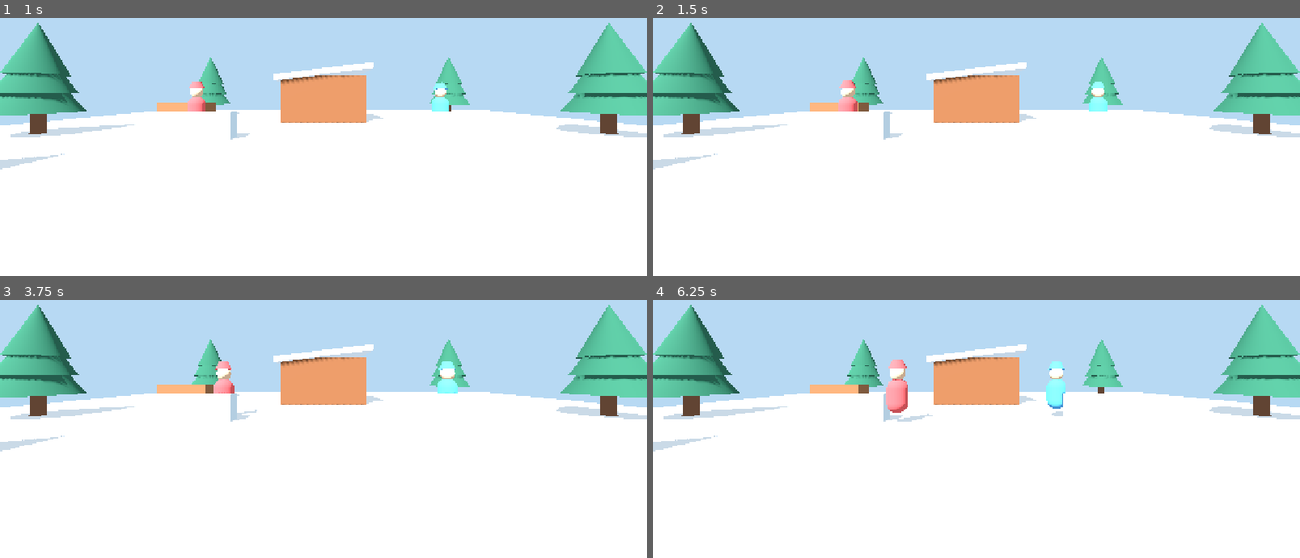
Above: before the commit, frames 1-4 (two rows, left to right).
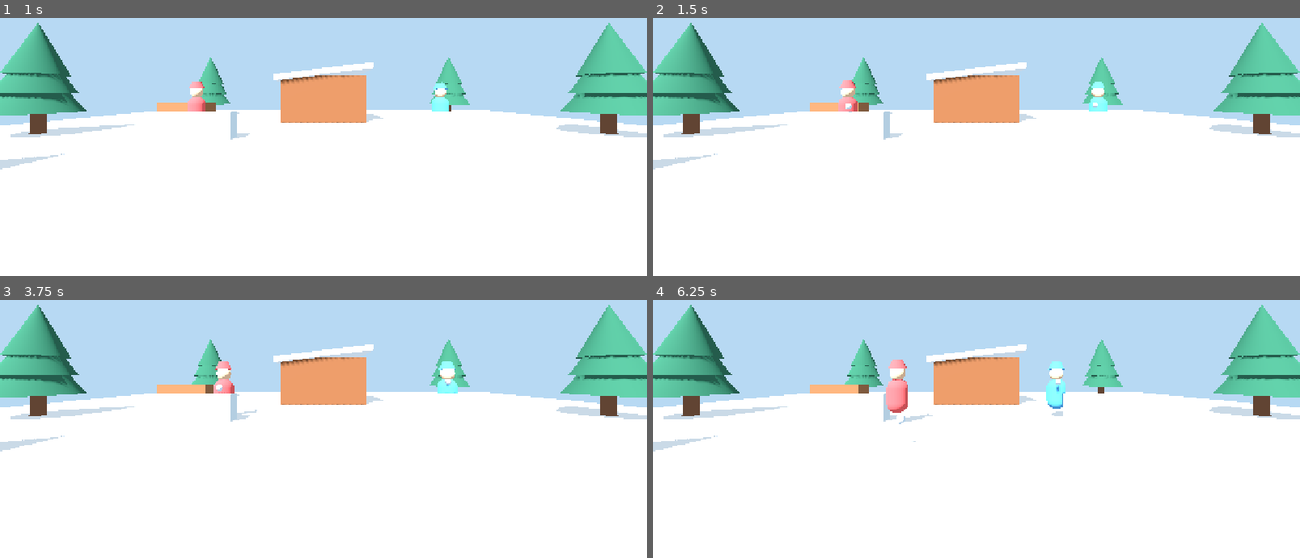
Above: after the commit, the same moments.

Repository: janintibo-art/bataille-neige-vr
Game: Godot game, scene res://scenes/main.tscn
Two runs of this game, one before a commit and one after it. Both use one fixed random seed, a clock stepped at 60 frames per second and the inputs below.
Inputs:
- Up to frame 1 (1 s): no input
- Up to frame 2 (1.5 s): no input
- Up to frame 3 (3.75 s): no input
- Up to frame 4 (6.25 s): no input

Frame 1 is identical in both runs. In frame 2, less than 0.1% of the frame differs, in the area x 29-69%, y 32-37%; in frame 3, less than 0.1%; in frame 4, less than 0.1%, in the area x 37-63%, y 30-55%.
Error before the commit: Parse Error: Identifier "area_entered" not declared in the current scope. (res://scripts/snowball.gd:34)

Commit message:
v6 correction detection impacts boules de neige

Diff:
--- a/scripts/snowball.gd
+++ b/scripts/snowball.gd
@@ -30,8 +30,25 @@
     collision.shape = shape
     add_child(collision)
 
+    # Le RigidBody detecte les corps physiques.
     body_entered.connect(_on_body_entered)
-    area_entered.connect(_on_area_entered)
+
+    # Un Area3D enfant detecte les zones, notamment la hitbox VR du joueur.
+    var detector := Area3D.new()
+    detector.name = "AreaDetector"
+    detector.monitoring = true
+    detector.monitorable = false
+    detector.collision_layer = 0
+    detector.collision_mask = 1
+    add_child(detector)
+
+    var detector_collision := CollisionShape3D.new()
+    var detector_shape := SphereShape3D.new()
+    detector_shape.radius = radius * 1.08
+    detector_collision.shape = detector_shape
+    detector.add_child(detector_collision)
+
+    detector.area_entered.connect(_on_area_entered)
 
 func _physics_process(delta: float) -> void:
     age += delta
@@ -46,22 +63,21 @@
     if body_team == team:
         return
 
-    if team == "player" and body.has_method("take_hit"):
-        body.call("take_hit", 1)
-        queue_free()
-        return
-
-    if team == "enemy":
-        if body.has_method("take_hit"):
-            body.call("take_hit", 1)
-            queue_free()
-            return
-        var parent := body.get_parent()
-        if parent and parent.has_method("take_hit"):
-            parent.call("take_hit", 1)
+    if team == "player":
+        var target := _find_damage_target(body)
+        if target != null:
+            target.call("take_hit", 1)
             queue_free()
             return
 
+    if team == "enemy":
+        var target := _find_damage_target(body)
+        if target != null:
+            target.call("take_hit", 1)
+            queue_free()
+            return
+
+    # La boule disparait aussi lorsqu'elle frappe le decor.
     queue_free()
 
 func _on_area_entered(area: Area3D) -> void:
@@ -72,7 +88,15 @@
     if area_team == team:
         return
 
-    var target := area.get_parent()
-    if target and target.has_method("take_hit"):
+    var target := _find_damage_target(area)
+    if target != null:
         target.call("take_hit", 1)
         queue_free()
+
+func _find_damage_target(node: Node) -> Node:
+    var current: Node = node
+    while current != null:
+        if current.has_method("take_hit"):
+            return current
+        current = current.get_parent()
+    return null
Not shown, changed: VERSION
